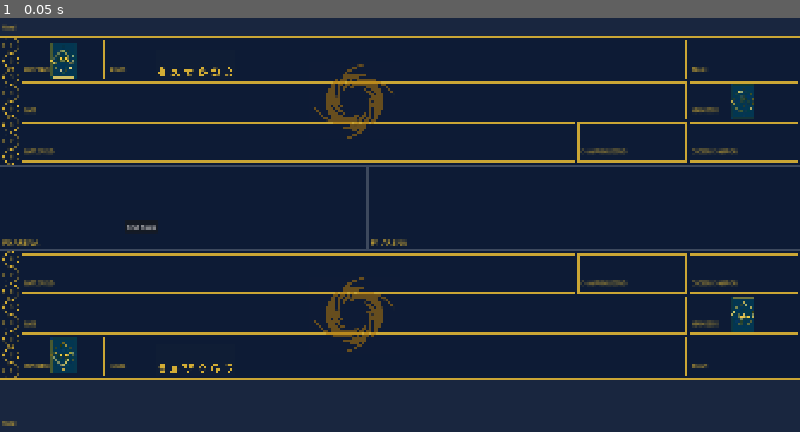
Above: before the commit, frame 1.
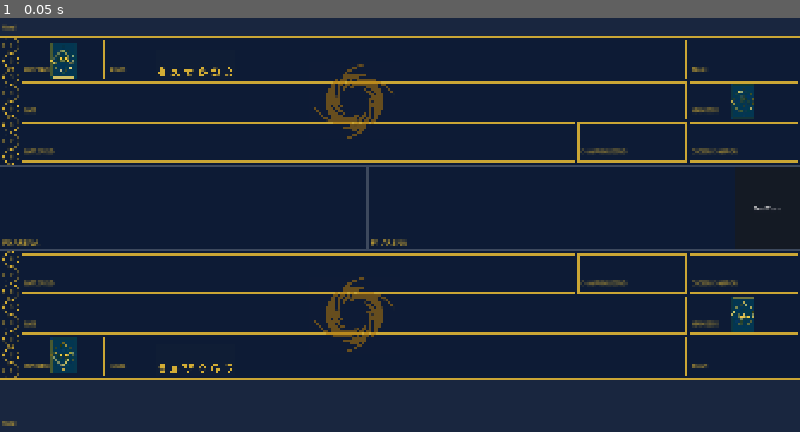
Above: after the commit, the same moment.

Repository: hashirmohammad/RiftBound
Game: Godot game, scene res://Scenes/main.tscn
The game is run twice, just before and just after one commit, with the same random seed, the same clock (stepped at 60 frames per second) and the same inputs.
Inputs:
- Up to frame 1 (0.05 s): no input

The runs differ from the first frame. In frame 1, less than 0.1% of the frame differs, in the area x 15-98%, y 45-52%.

Commit message:
fixing main scene

Diff:
--- a/Scenes/main.tscn
+++ b/Scenes/main.tscn
@@ -65,10 +65,10 @@
 script = ExtResource("6_344ge")
 
 [node name="EndTurnButton" type="Button" parent="." unique_id=283290533]
-offset_left = 300.0
-offset_top = 570.0
-offset_right = 378.0
-offset_bottom = 601.0
+offset_left = 1763.6774
+offset_top = 443.0
+offset_right = 1920.0
+offset_bottom = 639.0
 text = "End Turn"
 
 [node name="GameController" type="Node" parent="." unique_id=540227294]
